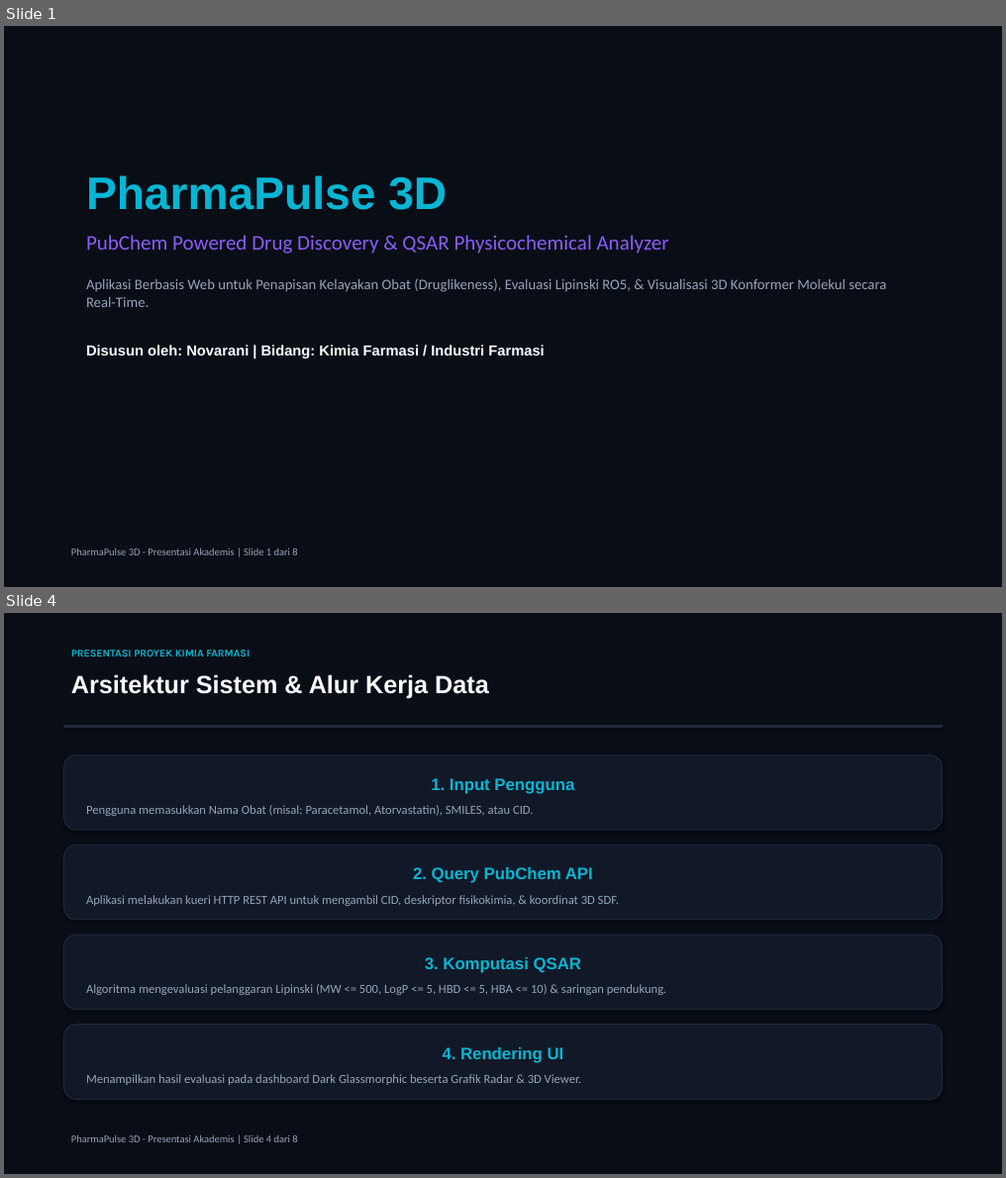
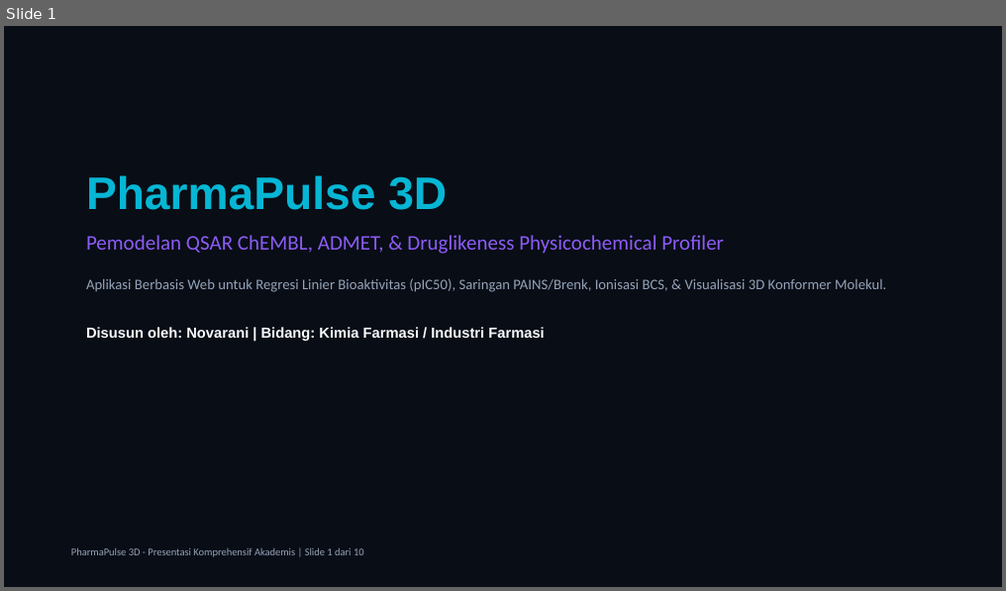
Before and after one commit to novarani1511/pharmapulse-3d, a slide deck: Presentasi_PharmaPulse_3D.pptx. Shown one above the other, each under a label of ours: slides 1 and 4 before the commit, slide 1 after it; the slides between them are not shown. The pictures are 1006x1178 and 1006x591 pixels, drawn with LibreOffice and Linux fonts; fonts in the diff are those of the drawing. Boxes give left, top, right and bottom in pixels: in the first picture for what was removed or moved away, otherwise in the second. Text is boxed around its words. In the diff, an @@ line names an element or a change of style, - is before the commit and + after.

Commit message:
Major Academic Upgrade: ChEMBL QSAR Modeling, SwissADME Radar, PAINS Alerts, BCS Ionization, & SwissADME Validation Table

```diff
--- a/Presentasi_PharmaPulse_3D.pptx
+++ b/Presentasi_PharmaPulse_3D.pptx
@@ slide 4 removed at box(4, 613, 1002, 1174), background #090D16 @@
@@ text removed at box(71, 650, 250, 657) @@
-PRESENTASI PROYEK KIMIA FARMASI
@@ text removed at box(71, 674, 489, 699) @@
-Arsitektur Sistem & Alur Kerja Data
@@ rectangle removed at box(63, 725, 943, 727) @@
@@ rounded rectangle removed at box(63, 756, 943, 830) @@
-1. Input Pengguna
-Pengguna memasukkan Nama Obat (misal: Paracetamol, Atorvastatin), SMILES, atau CID.
@@ rounded rectangle removed at box(63, 845, 943, 920) @@
-2. Query PubChem API
-Aplikasi melakukan kueri HTTP REST API untuk mengambil CID, deskriptor fisikokimia, & koordinat 3D SDF.
@@ rounded rectangle removed at box(63, 935, 943, 1010) @@
-3. Komputasi QSAR
-Algoritma mengevaluasi pelanggaran Lipinski (MW <= 500, LogP <= 5, HBD <= 5, HBA <= 10) & saringan pendukung.
@@ rounded rectangle removed at box(63, 1025, 943, 1100) @@
-4. Rendering UI
-Menampilkan hasil evaluasi pada dashboard Dark Glassmorphic beserta Grafik Radar & 3D Viewer.
@@ text removed at box(71, 1135, 297, 1143) @@
-PharmaPulse 3D - Presentasi Akademis | Slide 4 dari 8
@@ slide 1 changed as well @@
@@ text at box(86, 235, 886, 292): text changed @@
-PubChem Powered Drug Discovery & QSAR Physicochemical Analyzer
-Aplikasi Berbasis Web untuk Penapisan Kelayakan Obat (Druglikeness), Evaluasi Lipinski RO5, & Visualisasi 3D Konformer Molekul secara Real-Time.
+Pemodelan QSAR ChEMBL, ADMET, & Druglikeness Physicochemical Profiler
+Aplikasi Berbasis Web untuk Regresi Linier Bioaktivitas (pIC50), Saringan PAINS/Brenk, Ionisasi BCS, & Visualisasi 3D Konformer Molekul.
@@ text at box(71, 548, 364, 558): text changed @@
-PharmaPulse 3D - Presentasi Akademis | Slide 1 dari 8
+PharmaPulse 3D - Presentasi Komprehensif Akademis | Slide 1 dari 10
```
Also in this commit, not shown: 4 other slides changed, 5 slides added, 2 other slides removed, 5 other files.
